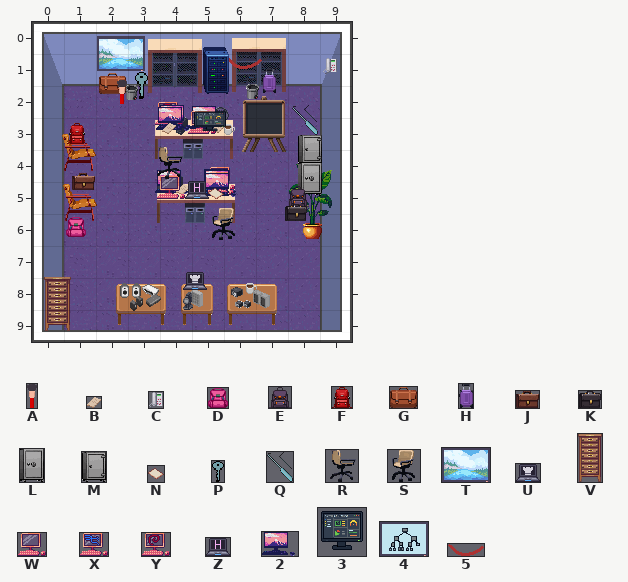
Tiled map (JSON): public/break_escape/assets/rooms/room_IT.tmj. The first picture shows the starting point.
Cells are 32x32 px. Shown: x 0..9, y 0..9. Not drawn, because the pictures are missing: unchanged layer "doors".
Key: from "objects": A 0 "fingerprint-brush-red", B 97 "notes3", C 104 "phone4", D 113 "bag20", E 115 "bag18", F 119 "bag14", G 121 "suitcase8", H 125 "suitcase5", J 138 "briefcase11", K 141 "briefcase8", L 186 "safe3", M 187 "safe2", N 189 "notes1", P 243 "key", Q 244 "lockpick", R 277 "chair-white-1-rotate3", S 280 "chair-white-1-rotate6", T 296 "smartscreen", U 320 "workstation", V 321 "filing_cabinet", W 322 "vm-launcher", X 323 "vm-launcher-kali", Y 324 "vm-launcher-desktop", Z 325 "lab-workstation", 2 350 "backup_recovery", 3 351 "siem_dashboard", 4 360 "network_architecture", 5 374 "cable".
Objects are placed by their top-left corner, in cells (3,4 is the top-left corner of cell 3,4); size is 1x1 cell unless given.
Layers that did not change in this view are not listed.
Objects on layer "conditional_table_items" before:
5 "cable" at 6.1,1.1 size 1.1x0.4
Y "vm-launcher-desktop" at 3.9,2.5 size 0.9x0.7
2 "backup_recovery" at 3.9,2.6 size 1.1x0.8
2 "backup_recovery" at 4.9,2.6 size 1.1x0.8
2 "backup_recovery" at 3.9,2.7 size 1.1x0.8
B "notes3" at 5.6,3.1 size 0.4x0.3
Y "vm-launcher-desktop" at 4.9,2.8 size 0.9x0.7
B "notes3" at 4.1,3.1 size 0.4x0.3
3 "siem_dashboard" at 5,2.8 size 1.1x0.8
X "vm-launcher-kali" at 5.5,4.5 size 0.9x0.7
2 "backup_recovery" at 5.3,4.6 size 1.1x0.8
2 "backup_recovery" at 3.9,4.6 size 1.1x0.8
2 "backup_recovery" at 5.4,4.6 size 1.1x0.8
Y "vm-launcher-desktop" at 5.4,4.7 size 0.9x0.7
B "notes3" at 4.5,5.1 size 0.4x0.3
2 "backup_recovery" at 5.3,4.7 size 1.1x0.8
W "vm-launcher" at 3.9,4.8 size 0.9x0.7
Z "lab-workstation" at 4.8,5 size 0.8x0.6
N "notes1" at 5.5,5.1 size 0.5x0.5
U "workstation" at 4.7,7.8 size 0.8x0.6
Objects on layer "conditional_items" before:
4 "network_architecture" at 2,0.5 size 1.5x1.1
T "smartscreen" at 2,0.5 size 1.5x1.1
C "phone4" at 9.1,1.1 size 0.4x0.5
H "suitcase5" at 7.2,1.5 size 0.4x0.8
G "suitcase8" at 2.1,1.6 size 0.8x0.7
P "key" at 3.2,1.6 size 0.4x0.8
A "fingerprint-brush-red" at 2.7,1.8 size 0.3x0.8
Q "lockpick" at 8.1,2.6 size 0.8x0.9
F "bag14" at 1.1,3.2 size 0.6x0.7
M "safe2" at 8.3,3.5 size 0.8x0.9
R "chair-white-1-rotate3" at 3.8,3.9
J "briefcase11" at 1.2,4.7 size 0.7x0.5
L "safe3" at 8.3,4.4 size 0.8x1
E "bag18" at 8,5.1 size 0.7x0.7
K "briefcase8" at 7.9,5.7 size 0.7x0.5
D "bag20" at 1.1,6.1 size 0.6x0.6
S "chair-white-1-rotate6" at 5.5,5.8
V "filing_cabinet" at 0.4,8 size 0.8x1.7
New version:
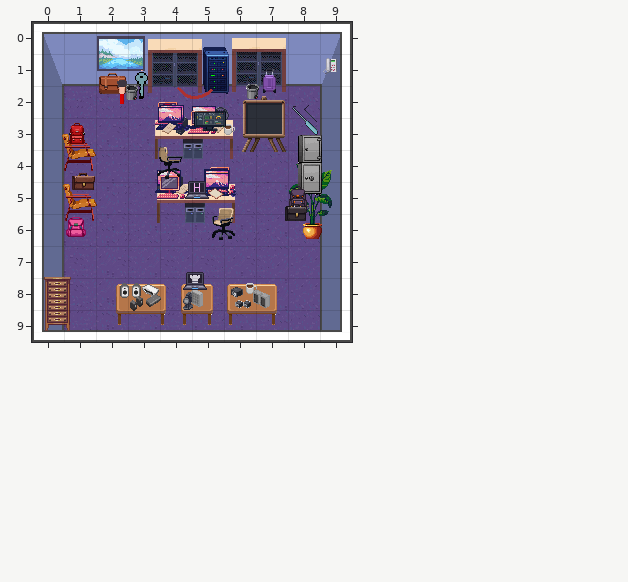
Change:
Layer "conditional_table_items":
removed: 5 "cable" at 6.1,1.1 size 1.1x0.4
Layer "conditional_items":
added: 5 "cable" at 4.5,2 size 1.1x0.4
Where, in picture pixels (left, top, right, bottom), the same in both pictures:
removed: (229, 58, 262, 69)
added: (177, 87, 213, 99)
